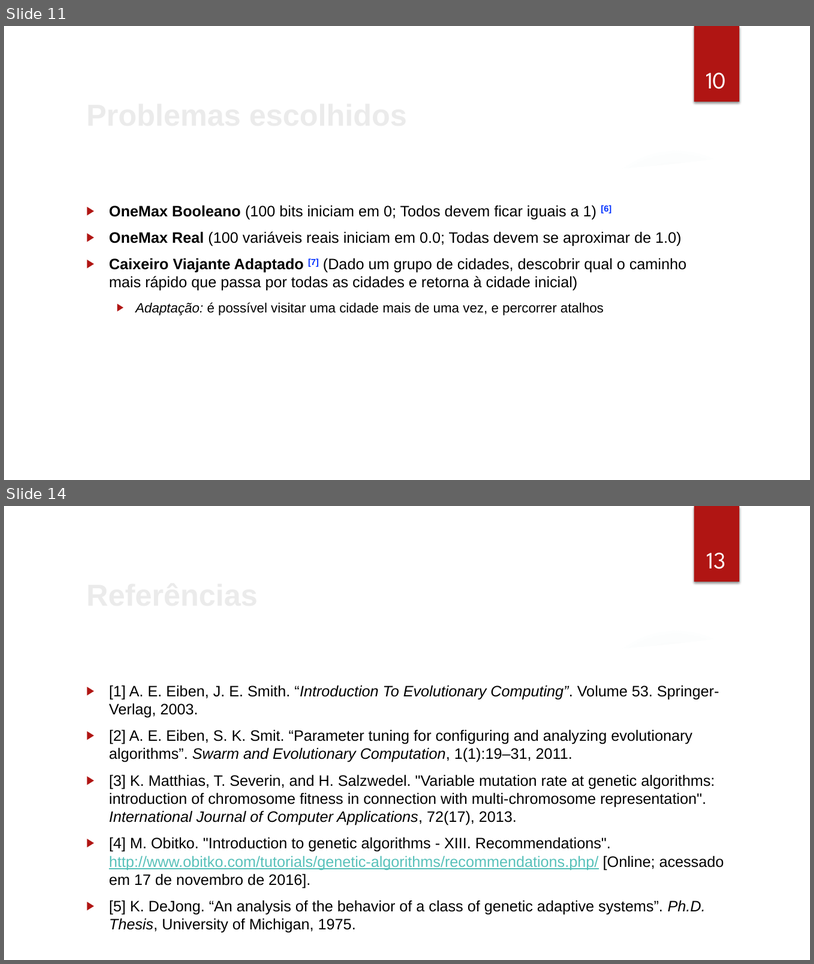
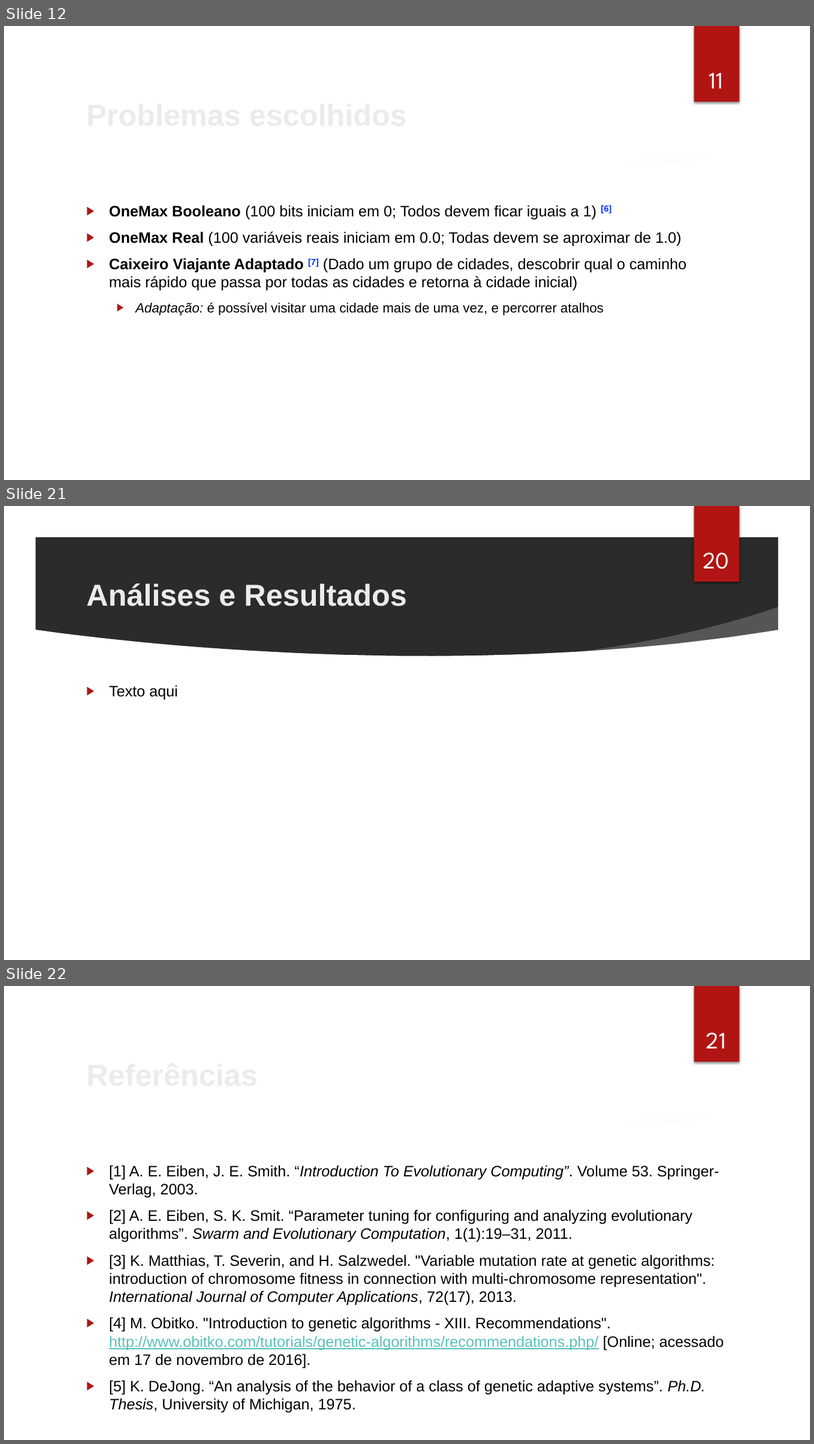
Before and after one commit to cassioss/genetics, a slide deck: presentations/TG2_Apresentacao_Cassio.pptx. Shown one above the other, each under a label of ours: slides 11 and 14 before the commit, slides 12, 21 and 22 after it; the slides between them are not shown. The pictures are 814x964 and 814x1444 pixels, drawn with LibreOffice and Linux fonts; fonts in the diff are those of the drawing; background and template pictures are left out; a plain dark background stands for a picture behind light text. Boxes give left, top, right and bottom in pixels: in the first picture for what was removed or moved away, otherwise in the second. Text is boxed around its words. In the diff, an @@ line names an element or a change of style, - is before the commit and + after.

```diff
--- a/presentations/TG2_Apresentacao_Cassio.pptx
+++ b/presentations/TG2_Apresentacao_Cassio.pptx
@@ slide 21 added at (4, 506, 810, 960), background picture (left out); not listed: 7 template elements that a slide beside it also shows @@
@@ page number added at (703, 552, 729, 569), 28 pt, text #FFFFFF @@
+20
@@ title added at (86, 583, 407, 606), 36 pt, text #EBEBEB, bold @@
+Análises e Resultados
@@ text added at (109, 685, 178, 699), 18 pt, text #000000 @@
+▶ Texto aqui
@@ what was slide 11 is now slide 12 @@
@@ page number at (709, 73, 723, 88): text changed @@
-10
+11
@@ what was slide 14 is now slide 22 @@
@@ page number at (707, 1032, 726, 1048): text changed @@
-13
+21
```
Also in this commit, not shown: 6 slides changed, 8 other slides added, 9 other files.
